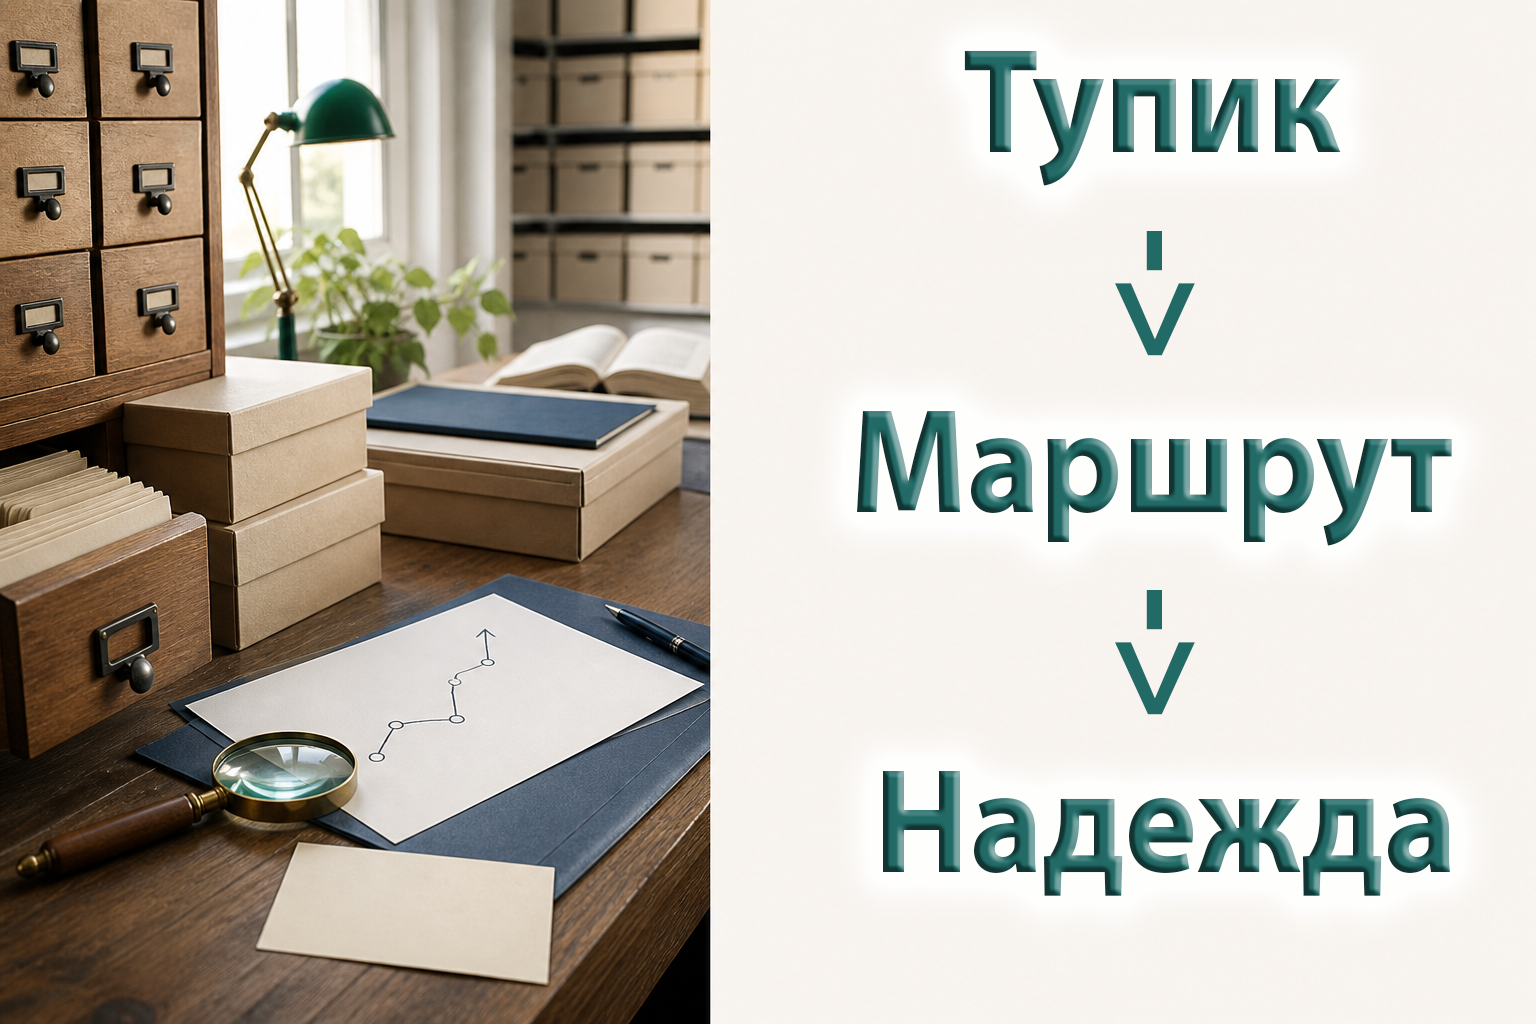
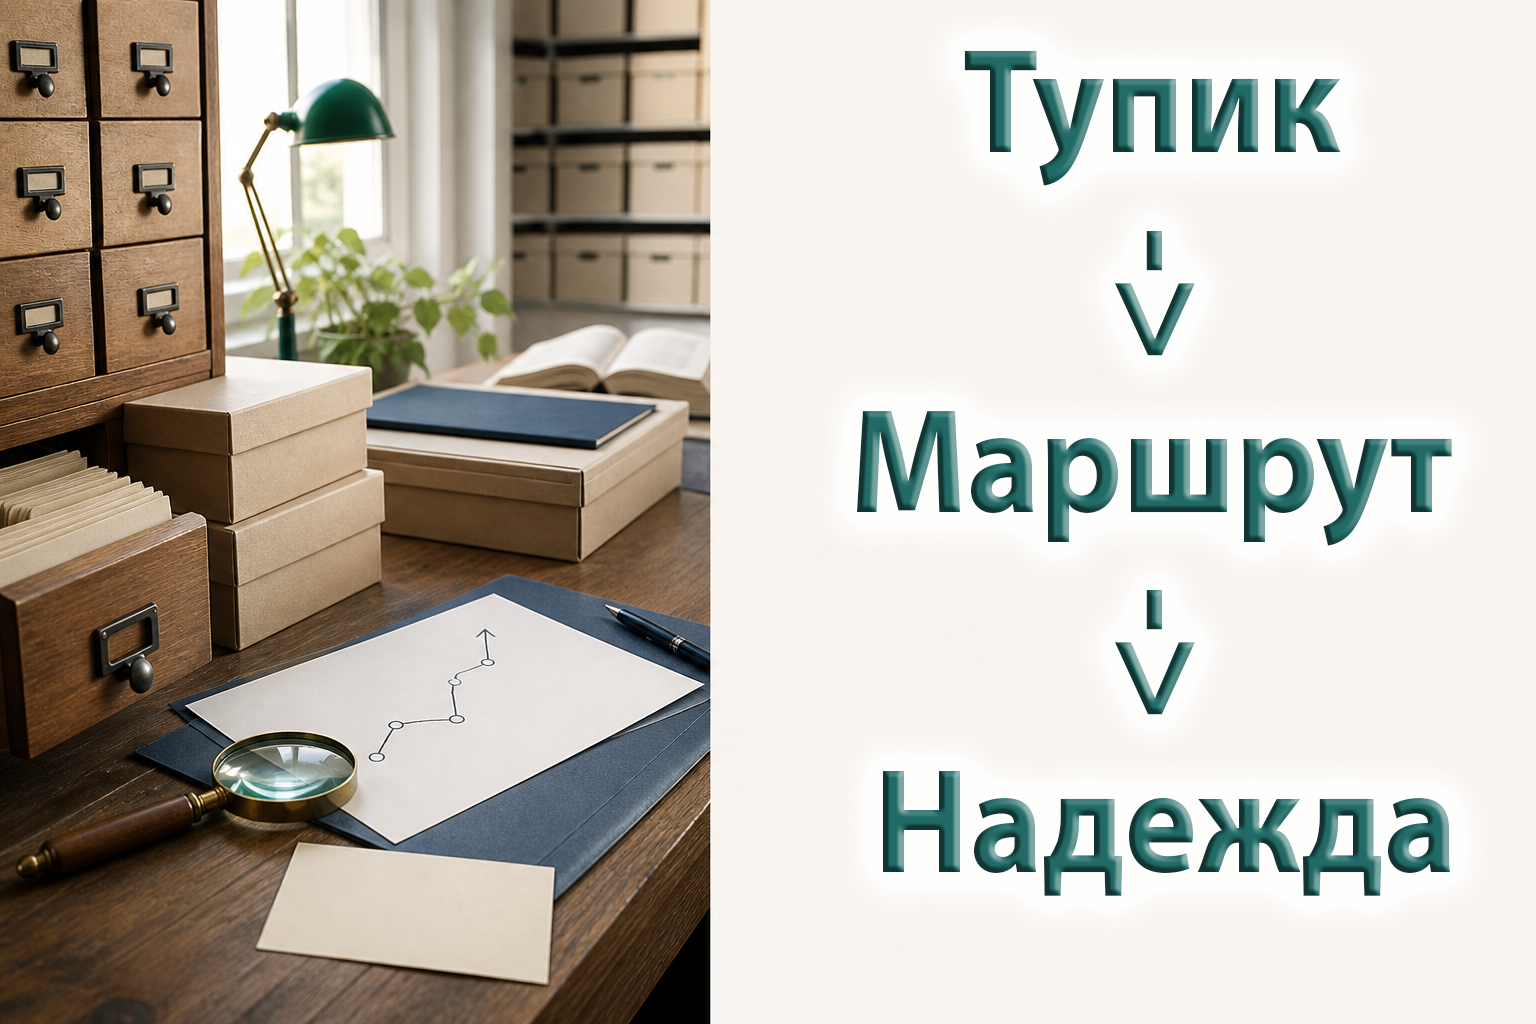
Layers edited between the first and the second (1536, 1024) image:
pixels changed over [1081, 195, 1228, 750] (layer not identified)